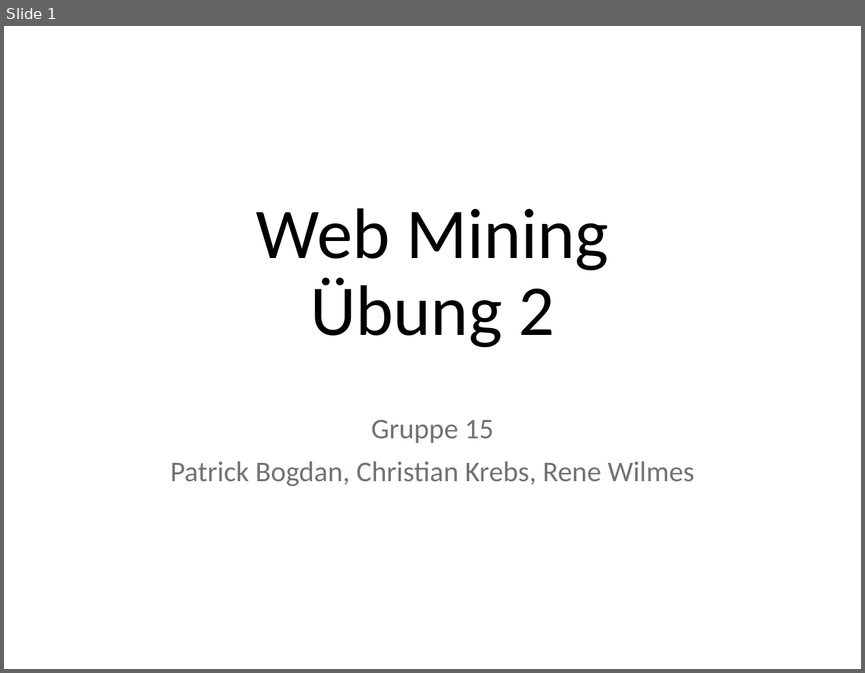
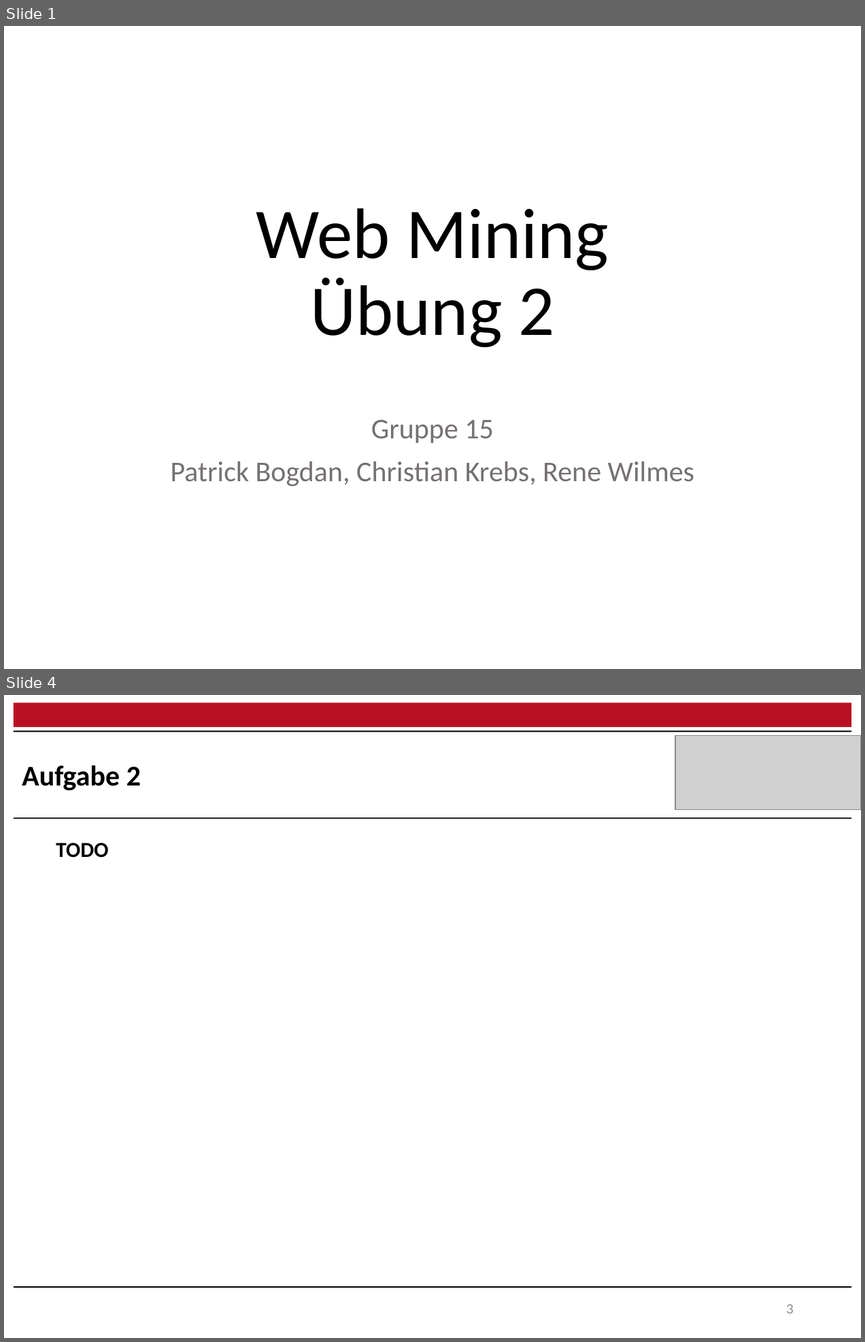
Before and after one commit to raQai/web-mining, a slide deck: ex2/ex2_results.pptx. Shown one above the other, each under a label of ours: slide 1 before the commit, slides 1 and 4 after it; the slides between them are not shown. The pictures are 865x673 and 865x1342 pixels, drawn with LibreOffice and Linux fonts; fonts in the diff are those of the drawing; grey boxes stand for pictures. Boxes give left, top, right and bottom in pixels: in the first picture for what was removed or moved away, otherwise in the second. Text is boxed around its words. In the diff, an @@ line names an element or a change of style, - is before the commit and + after.

Commit message:
[ex2.] added 2.1 slides to pptx

```diff
--- a/ex2/ex2_results.pptx
+++ b/ex2/ex2_results.pptx
@@ slide 4 added at (4, 695, 861, 1338), background #FFFFFF @@
@@ rectangle added at (14, 702, 851, 727), fill #B90F22 @@
@@ line added from (14, 731) to (851, 731), #000000 1.2 pt @@
@@ picture added at (675, 735, 861, 810) @@
@@ text added at (22, 765, 141, 790), 24 pt, text #000000, bold @@
+Aufgabe 2
@@ line added from (14, 818) to (851, 818), #262626 0.75 pt @@
@@ text added at (56, 843, 108, 858), 18 pt, text #000000, bold @@
+TODO
@@ line added from (14, 1286) to (851, 1286), #000000 1.2 pt @@
@@ page number added at (786, 1304, 793, 1313), 12 pt, text #8C8C8C @@
+3
```
Also in this commit, not shown: 1 slide changed, 1 other slide added.
